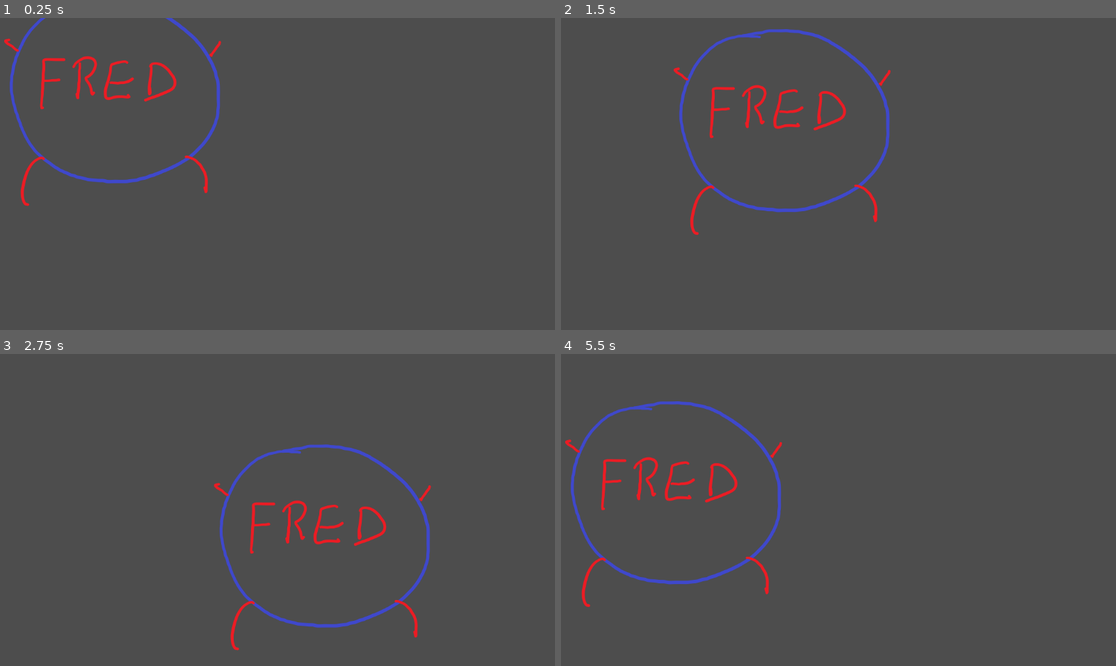
Above: before the commit, frames 1-4 (two rows, left to right).
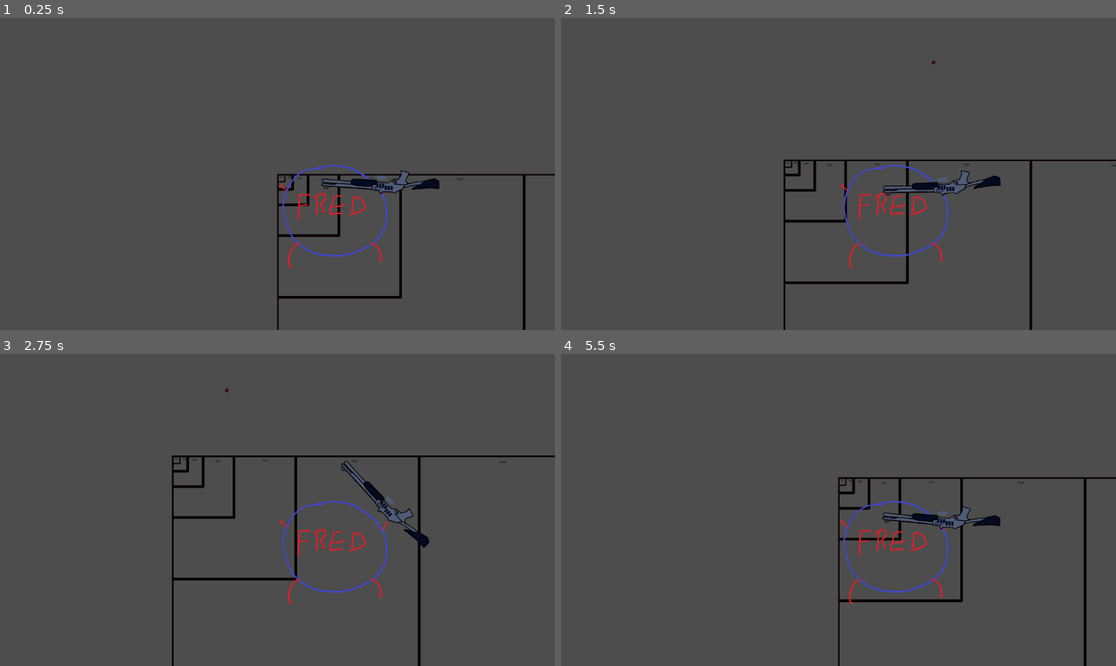
Above: after the commit, the same moments.

Repository: huttonb/MiniJam117
Game: Godot game, scene res://TestScene.tscn
Same seed, same stepped clock (60 frames per second), same inputs: the game is played once before the commit and once after it. Before the commit the project starts from res://characters/player.tscn.
Inputs (mouse positions are in pixels of both pictures, inside the frame that each line leads up to):
- Up to frame 1 (0.25 s): no input
- Up to frame 2 (1.5 s): tap Enter at 0.5 s; move the mouse to (960, 158) at 0.52 s; press the mouse at (960, 158) at 0.53 s; hold D (move_right) 0.53-1.28 s; move the mouse to (727, 189) at 1.27 s; release the mouse at (727, 189) at 1.28 s; hold Down (move_down) from 1.28 s (still down); click (727, 189) at 1.35 s
- Up to frame 3 (2.75 s): move the mouse to (333, 441) at 2.02 s; release Down (move_down) at 2.03 s; press the mouse at (333, 441) at 2.03 s; hold D (move_right) from 2.03 s (still down)
- Up to frame 4 (5.5 s): move the mouse to (810, 572) at 2.77 s; release D (move_right) at 2.78 s; release the mouse at (810, 572) at 2.78 s; hold W (move_up) 2.78-3.53 s; click (810, 572) at 2.85 s; move the mouse to (1005, 556) at 3.52 s; press the mouse at (1005, 556) at 3.53 s; hold Left (move_left) 3.53-5.03 s; move the mouse to (672, 463) at 4.27 s; release the mouse at (672, 463) at 4.28 s; click (672, 463) at 4.35 s; move the mouse to (866, 510) at 5.02 s; press the mouse at (866, 510) at 5.03 s; hold Down (move_down) from 5.03 s (still down)

The runs differ from the first frame. In frame 1, 4.8% of the frame differs, in the area x 0-100%, y 0-100%; in frame 2, 5.0%; in frame 3, 5.2%; in frame 4, 5.2%, in the area x 0-100%, y 15-100%.

Commit message:
Adding Bullet
Adding bullet and making it go shoot shoot

Diff:
--- a/Items/Shotgun.tscn
+++ b/Items/Shotgun.tscn
@@ -1,8 +1,8 @@
 [gd_scene load_steps=12 format=3 uid="uid://bdx6cubp2g0v3"]
 
-[ext_resource type="Texture2D" uid="uid://bjpierjcn6ba2" path="res://Sprites/ShotgunSpriteSheet.png" id="1_irfuq"]
-[ext_resource type="Texture2D" uid="uid://otp4tbtbbpvs" path="res://Sprites/shotgunShells.png" id="2_1rg2s"]
-[ext_resource type="Texture2D" uid="uid://ulhqq1uvpixn" path="res://Sprites/shotgunBackLayer.png" id="3_cu2a2"]
+[ext_resource type="Texture2D" uid="uid://bjpierjcn6ba2" path="res://sprites/ShotgunSpriteSheet.png" id="1_irfuq"]
+[ext_resource type="Texture2D" uid="uid://otp4tbtbbpvs" path="res://sprites/shotgunShells.png" id="2_1rg2s"]
+[ext_resource type="Texture2D" uid="uid://ulhqq1uvpixn" path="res://sprites/shotgunBackLayer.png" id="3_cu2a2"]
 
 [sub_resource type="AtlasTexture" id="AtlasTexture_ic4vs"]
 atlas = ExtResource("1_irfuq")
@@ -43,6 +43,8 @@
 [node name="Shotgun" type="Node2D"]
 
 [node name="GunSprite" type="AnimatedSprite2D" parent="."]
+position = Vector2(90.5, -25)
+scale = Vector2(0.994141, 1)
 frames = SubResource("SpriteFrames_bqrss")
 frame = 2
 
@@ -51,5 +53,9 @@
 
 [node name="BackLayer" type="Sprite2D" parent="GunSprite"]
 show_behind_parent = true
+position = Vector2(-11, 43)
 z_index = -1
 texture = ExtResource("3_cu2a2")
+
+[node name="Muzzle" type="Marker2D" parent="."]
+position = Vector2(320, -32)
--- a/TestScene.tscn
+++ b/TestScene.tscn
@@ -1,8 +1,8 @@
-[gd_scene load_steps=5 format=3 uid="uid://ee2wkjil0tx4"]
+[gd_scene load_steps=5 format=3 uid="uid://mmhy81lxha6l"]
 
-[ext_resource type="Texture2D" uid="uid://cuyupraxqelrq" path="res://Sprites/aspectRatioGuide.png" id="1_6lunb"]
-[ext_resource type="PackedScene" uid="uid://bdx6cubp2g0v3" path="res://Items/Shotgun.tscn" id="2_lxc5t"]
-[ext_resource type="Texture2D" uid="uid://bno7h62gvv7vr" path="res://Sprites/LoadedShellLarge.png" id="3_oclx0"]
+[ext_resource type="Texture2D" uid="uid://cuyupraxqelrq" path="res://sprites/aspectRatioGuide.png" id="1_6lunb"]
+[ext_resource type="Texture2D" uid="uid://bno7h62gvv7vr" path="res://sprites/LoadedShellLarge.png" id="3_oclx0"]
+[ext_resource type="PackedScene" uid="uid://babu07def1gjl" path="res://characters/player.tscn" id="4_2opxv"]
 [ext_resource type="Script" path="res://RadialShellButton.gd" id="4_5p63f"]
 
 [node name="Node2d" type="Node2D"]
@@ -11,10 +11,8 @@
 position = Vector2(1024, 1024)
 texture = ExtResource("1_6lunb")
 
-[node name="Shotgun" parent="." instance=ExtResource("2_lxc5t")]
-position = Vector2(256, 307)
-
 [node name="RadialShellButton" type="TextureButton" parent="."]
+visible = false
 offset_left = 774.0
 offset_top = 503.0
 offset_right = 1030.0
@@ -23,45 +21,45 @@
 script = ExtResource("4_5p63f")
 
 [node name="Buttons" type="Control" parent="RadialShellButton"]
-layout_mode = 1
+layout_mode = 3
 anchors_preset = 0
 offset_right = 40.0
 offset_bottom = 40.0
 
 [node name="ShellButton1" type="TextureButton" parent="RadialShellButton/Buttons"]
-layout_mode = 0
 offset_right = 40.0
 offset_bottom = 40.0
 texture_normal = ExtResource("3_oclx0")
 
 [node name="ShellButton2" type="TextureButton" parent="RadialShellButton/Buttons"]
-layout_mode = 0
 offset_right = 40.0
 offset_bottom = 40.0
 texture_normal = ExtResource("3_oclx0")
 
 [node name="ShellButton3" type="TextureButton" parent="RadialShellButton/Buttons"]
-layout_mode = 0
 offset_right = 40.0
 offset_bottom = 40.0
 texture_normal = ExtResource("3_oclx0")
 
 [node name="ShellButton4" type="TextureButton" parent="RadialShellButton/Buttons"]
-layout_mode = 0
 offset_right = 40.0
 offset_bottom = 40.0
 texture_normal = ExtResource("3_oclx0")
 
 [node name="ShellButton5" type="TextureButton" parent="RadialShellButton/Buttons"]
-layout_mode = 0
 offset_right = 40.0
 offset_bottom = 40.0
 texture_normal = ExtResource("3_oclx0")
 
 [node name="ShellButton6" type="TextureButton" parent="RadialShellButton/Buttons"]
-layout_mode = 0
 offset_right = 40.0
 offset_bottom = 40.0
 texture_normal = ExtResource("3_oclx0")
 
+[node name="Player" parent="." instance=ExtResource("4_2opxv")]
+
+[node name="Camera2d" type="Camera2D" parent="Player"]
+current = true
+zoom = Vector2(0.5, 0.5)
+
 [connection signal="pressed" from="RadialShellButton" to="RadialShellButton" method="_on_radial_shell_button_pressed"]
--- /dev/null
+++ b/characters/bullets.gd
@@ -0,0 +1,22 @@
+extends Area2D
+
+const SPEED = 10
+
+# Called when the node enters the scene tree for the first time.
+func _ready ():
+	_do_thing()
+
+func _do_thing():
+	await get_tree().create_timer(10).timeout
+	queue_free()
+
+
+# Called every frame. 'delta' is the elapsed time since the previous frame.
+func _physics_process(delta):
+	position += transform.x * SPEED
+
+
+func _on_bullet_body_entered(body):
+	if body.is_in_group("enemies"): # TODO
+		body.kill_enemy() # TODO
+	queue_free()
--- /dev/null
+++ b/characters/bullets.tscn
@@ -0,0 +1,19 @@
+[gd_scene load_steps=4 format=3 uid="uid://2fdrxp5lrlw2"]
+
+[ext_resource type="Texture2D" uid="uid://c76v12gtjjn5s" path="res://sprites/bullet.png" id="1_6teyy"]
+[ext_resource type="Script" path="res://characters/bullets.gd" id="1_f1c22"]
+
+[sub_resource type="CircleShape2D" id="CircleShape2D_mum53"]
+radius = 12.0
+
+[node name="Bullet" type="Area2D"]
+script = ExtResource("1_f1c22")
+
+[node name="Sprite2d" type="Sprite2D" parent="."]
+texture = ExtResource("1_6teyy")
+
+[node name="CollisionShape2d" type="CollisionShape2D" parent="."]
+position = Vector2(-1, 0)
+shape = SubResource("CircleShape2D_mum53")
+
+[connection signal="body_entered" from="." to="." method="_on_bullet_body_entered"]
--- a/characters/player.tscn
+++ b/characters/player.tscn
@@ -1,7 +1,9 @@
-[gd_scene load_steps=6 format=3 uid="uid://babu07def1gjl"]
+[gd_scene load_steps=8 format=3 uid="uid://babu07def1gjl"]
 
 [ext_resource type="Script" path="res://characters/playerbody.gd" id="1_7u7se"]
+[ext_resource type="PackedScene" uid="uid://2fdrxp5lrlw2" path="res://characters/bullets.tscn" id="2_230g1"]
 [ext_resource type="Texture2D" uid="uid://pr2675ox4een" path="res://sprites/fred.png" id="2_ycs8o"]
+[ext_resource type="PackedScene" uid="uid://bdx6cubp2g0v3" path="res://Items/Shotgun.tscn" id="3_kb4fd"]
 
 [sub_resource type="AtlasTexture" id="AtlasTexture_f4s07"]
 atlas = ExtResource("2_ycs8o")
@@ -18,15 +20,18 @@
 [sub_resource type="CircleShape2D" id="CircleShape2D_pkesg"]
 radius = 271.066
 
-[node name="Player" type="Node2D"]
+[node name="Player" type="CharacterBody2D"]
+script = ExtResource("1_7u7se")
+bullet = ExtResource("2_230g1")
 
-[node name="CharacterBody2d" type="CharacterBody2D" parent="."]
-script = ExtResource("1_7u7se")
-
-[node name="AnimatedSprite2d" type="AnimatedSprite2D" parent="CharacterBody2d"]
+[node name="AnimatedSprite2d" type="AnimatedSprite2D" parent="."]
 position = Vector2(246, 195)
 frames = SubResource("SpriteFrames_e27te")
 
-[node name="CollisionShape2d" type="CollisionShape2D" parent="CharacterBody2d"]
+[node name="CollisionShape2d" type="CollisionShape2D" parent="."]
 position = Vector2(228, 185)
 shape = SubResource("CircleShape2D_pkesg")
+
+[node name="Shotgun" parent="." instance=ExtResource("3_kb4fd")]
+unique_name_in_owner = true
+position = Vector2(520, 31)
--- a/characters/playerbody.gd
+++ b/characters/playerbody.gd
@@ -1,5 +1,6 @@
 extends CharacterBody2D
 
+@export var bullet: PackedScene
 
 const SPEED = 300.0
 const JUMP_VELOCITY = -400.0
@@ -10,8 +11,17 @@
 	var new_velocity = direction * SPEED
 	velocity = new_velocity
 	move_and_slide()
+	_look(delta)
 
 
 func _input(event):
 	if Input.is_action_pressed("shoot"):
-		pass
+		_shoot_shotgun()
+
+func _shoot_shotgun():
+	var b = bullet.instantiate()
+	owner.add_child(b)
+	b.transform = %Shotgun/Muzzle.global_transform
+
+func _look(delta):
+	%Shotgun.look_at(get_global_mouse_position())
--- a/project.godot
+++ b/project.godot
@@ -11,10 +11,10 @@
 [application]
 
 config/name="MiniJam117"
-
-run/main_scene="res://characters/player.tscn"
+run/main_scene="res://TestScene.tscn"
 config/features=PackedStringArray("4.0", "Vulkan Clustered")
 config/icon="res://icon.svg"
+<<<<<<<HEADrun/main_scene="res://characters/player.tscn"
 
 [input]
 
Binary file added: Sprites/bullet.png
Not shown, added: Sprites/bullet.png.import
